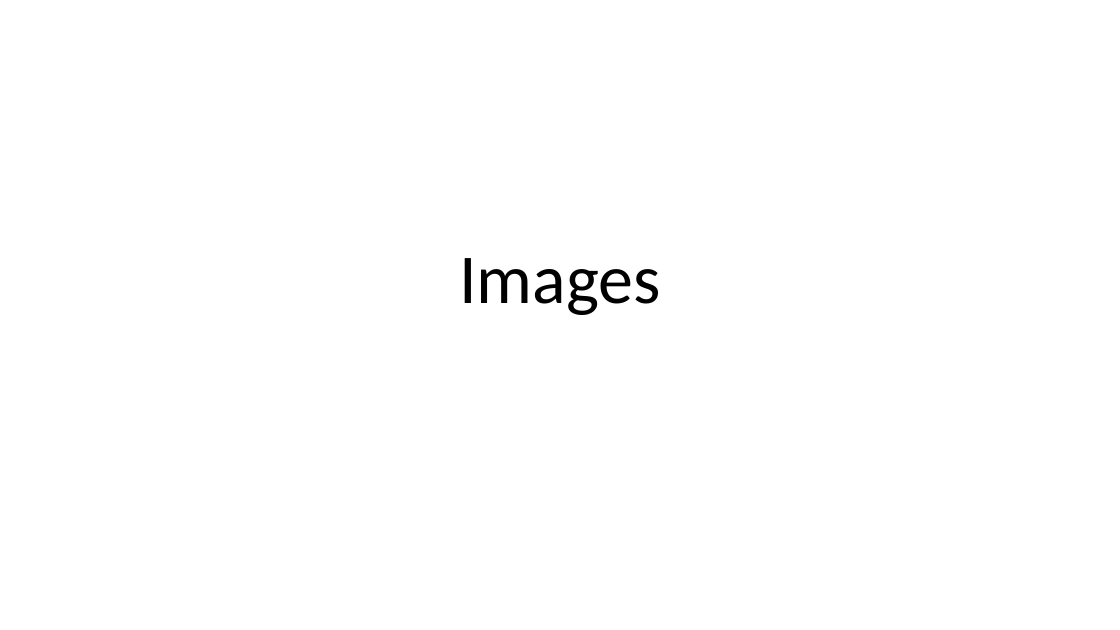
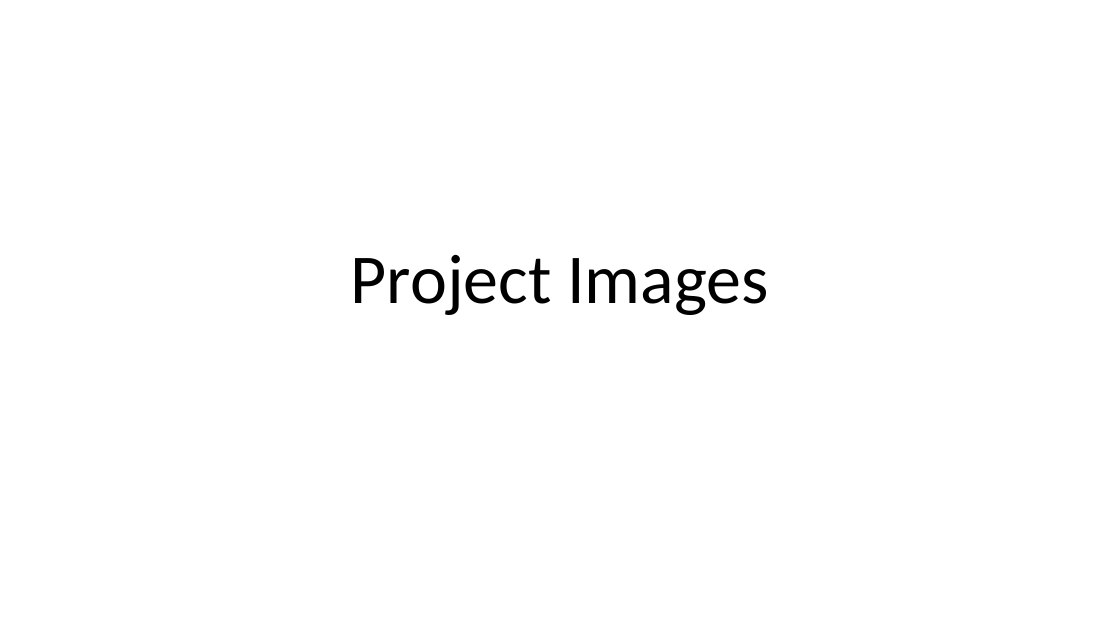
Before and after one commit to leonello20/2025-Roman-Preflight-Code, a slide deck: slide 1 of Fourier_Optics_Report_Fall_2025/Images.pptx. Drawn at 1120x630 pixels with LibreOffice and Linux fonts; fonts in the diff are those of the drawing. Boxes give left, top, right and bottom in pixels: in the first picture for what was removed or moved away, otherwise in the second. Text is boxed around its words. In the diff, an @@ line names an element or a change of style, - is before the commit and + after.

```diff
--- a/Fourier_Optics_Report_Fall_2025/Images.pptx
+++ b/Fourier_Optics_Report_Fall_2025/Images.pptx
@@ title at [351,255,769,315]: text changed @@
-Images
+Project Images
```
